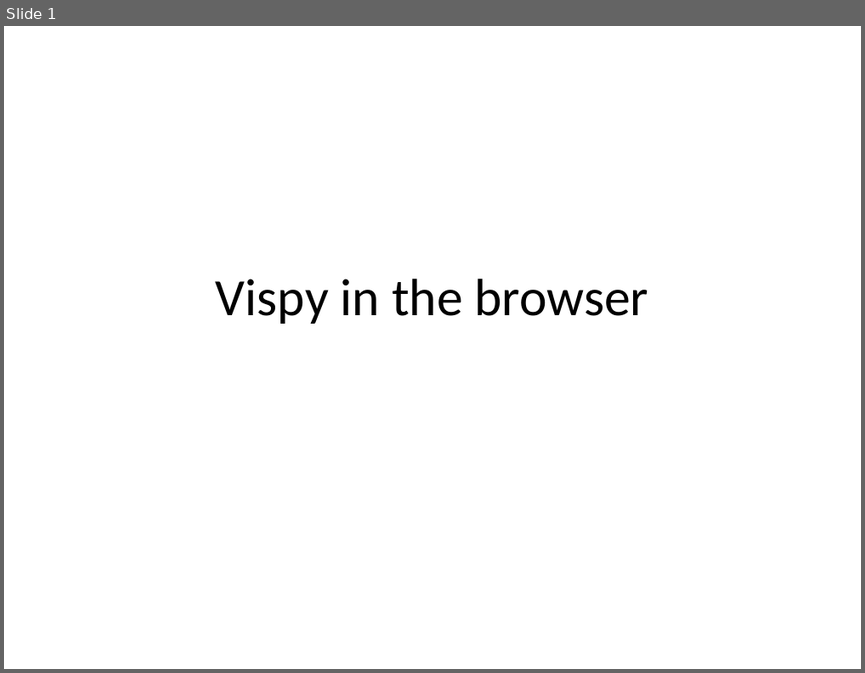
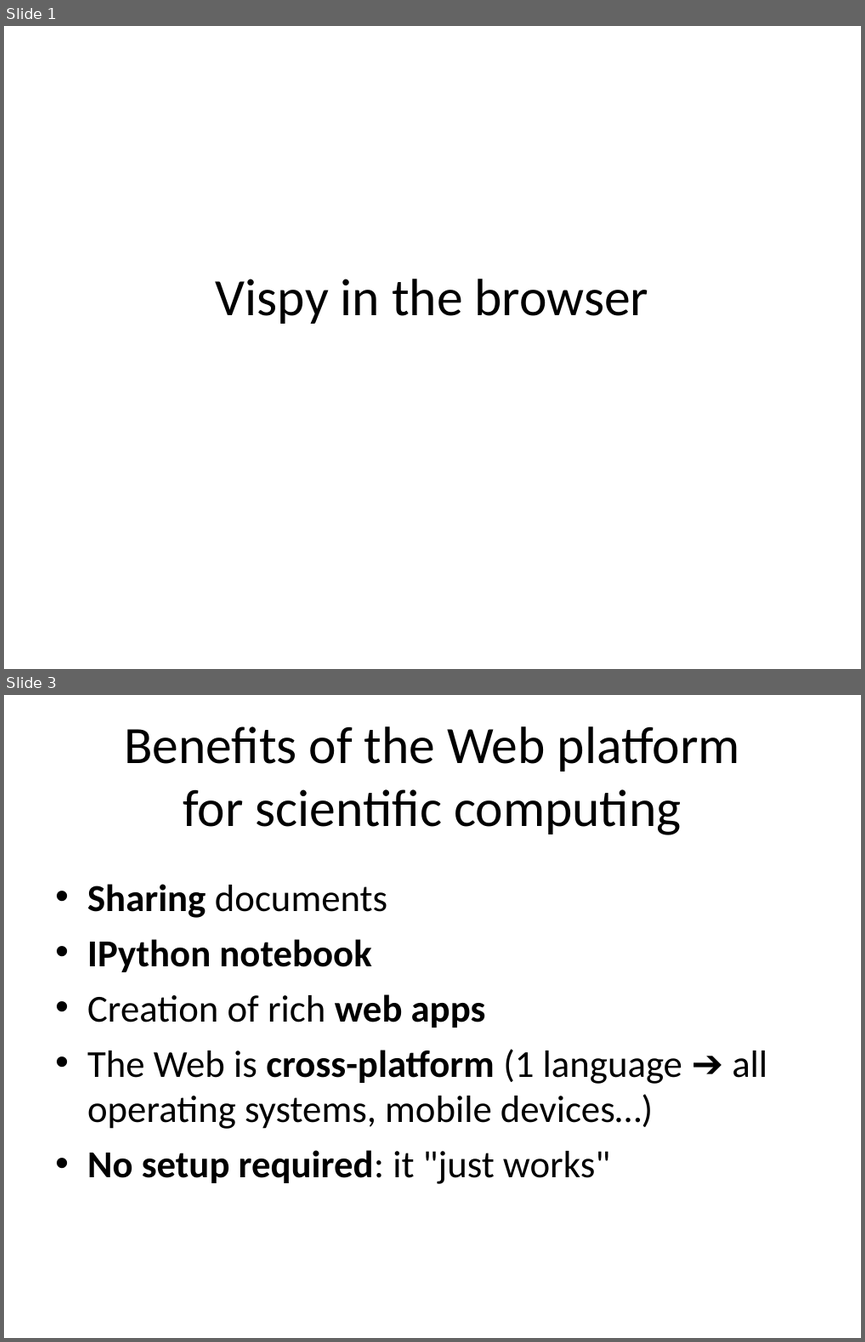
Before and after one commit to vispy/codecamp-esrf-2014, a slide deck: cr/4-webgl/webgl.ppt. Shown one above the other, each under a label of ours: slide 1 before the commit, slides 1 and 3 after it; the slides between them are not shown. The pictures are 865x673 and 865x1342 pixels, drawn with LibreOffice and Linux fonts; fonts in the diff are those of the drawing. Boxes give left, top, right and bottom in pixels: in the first picture for what was removed or moved away, otherwise in the second. Text is boxed around its words. In the diff, an @@ line names an element or a change of style, - is before the commit and + after.

```diff
--- a/cr/4-webgl/webgl.ppt
+++ b/cr/4-webgl/webgl.ppt
@@ slide 3 added at (4,695,861,1338), background #FFFFFF @@
@@ title added at (124,726,740,835), 44 pt, text #000000 @@
+Benefits of the Web platform
+for scientific computing
@@ text added at (87,884,767,1184), 32 pt, text #000000 @@
+• Sharing documents
+• IPython notebook
+• Creation of rich web apps
+• The Web is cross-platform (1 language ➔ all operating systems, mobile devices…)
+• No setup required: it "just works"
```
Also in this commit, not shown: 30 other slides added.
